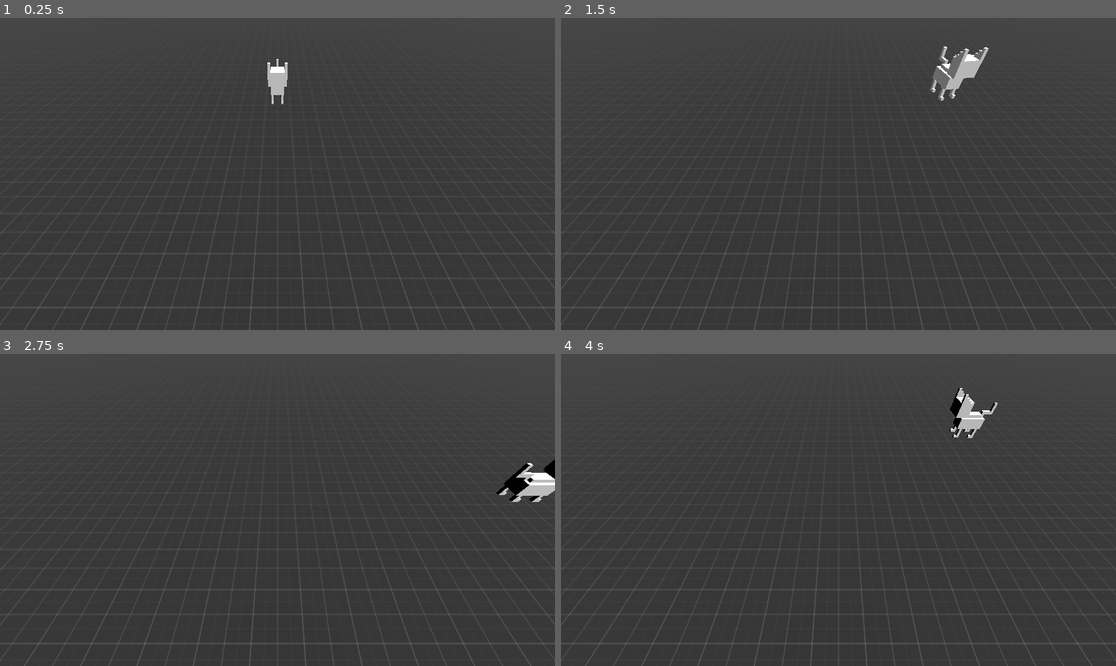
Above: before the commit, frames 1-4 (two rows, left to right).
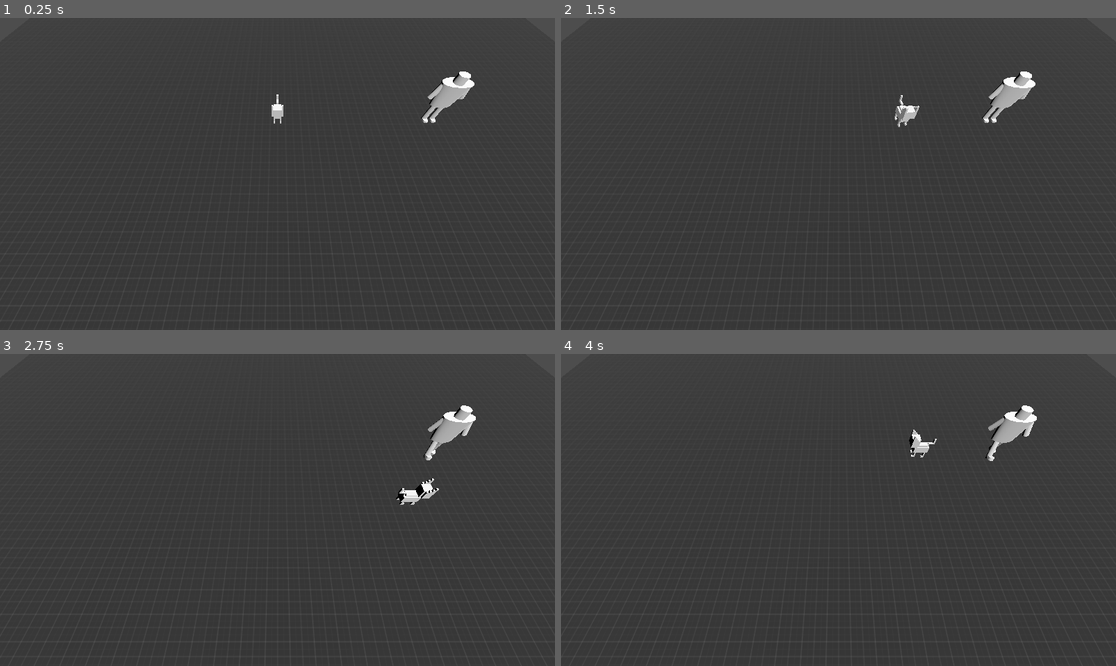
Above: after the commit, the same moments.

Repository: rgero/Perilous-Purr-il
Game: Godot game, scene res://Scenes/Sandbox.tscn
Two runs of this game, one before a commit and one after it. Both use one fixed random seed, a clock stepped at 60 frames per second and the inputs below.
Inputs:
- Up to frame 1 (0.25 s): no input
- Up to frame 2 (1.5 s): tap Enter at 0.5 s; hold D (Right) 0.53-1.28 s; tap Space (Jump) at 0.77 s; hold S (Down) from 1.28 s (still down)
- Up to frame 3 (2.75 s): tap Space (Jump) at 1.52 s; release S (Down) at 2.03 s; hold D (Right) from 2.03 s (still down)
- Up to frame 4 (4 s): release D (Right) at 2.78 s; hold W (Up) 2.78-3.53 s; tap Space (Jump) at 3.02, 3.77 s; hold A (Left) from 3.53 s (still down)

The runs differ from the first frame. In frame 1, 1.6% of the frame differs, in the area x 0-100%, y 13-100%; in frame 2, 2.2%; in frame 3, 2.3%, in the area x 0-100%, y 16-100%; in frame 4, 2.0%.

Commit message:
Fixing the animation for the "human"

Diff:
--- a/Perilous Purr-il/Prefabs/Cat.tscn
+++ b/Perilous Purr-il/Prefabs/Cat.tscn
@@ -116,7 +116,7 @@
 &"Walking": SubResource("Animation_71evu")
 }
 
-[node name="Cat" type="CharacterBody3D"]
+[node name="Cat" type="CharacterBody3D" groups=["Player"]]
 script = ExtResource("1_71evu")
 
 [node name="CollisionShape3D" type="CollisionShape3D" parent="."]
--- /dev/null
+++ b/Perilous Purr-il/Prefabs/Enemy.tscn
@@ -0,0 +1,239 @@
+[gd_scene load_steps=8 format=3 uid="uid://comhd4eavf72f"]
+
+[ext_resource type="PackedScene" uid="uid://x8t41u8l41he" path="res://Assets/Models/TempHuman.glb" id="1_8k53p"]
+[ext_resource type="Script" uid="uid://ltxqrk6f3ajf" path="res://Scripts/Enemy.gd" id="1_gti1y"]
+
+[sub_resource type="CapsuleShape3D" id="CapsuleShape3D_gti1y"]
+
+[sub_resource type="Animation" id="Animation_8k53p"]
+resource_name = "Idle"
+
+[sub_resource type="Animation" id="Animation_yfbri"]
+length = 0.001
+tracks/0/type = "value"
+tracks/0/imported = false
+tracks/0/enabled = true
+tracks/0/path = NodePath("TempHuman/Left Leg:position")
+tracks/0/interp = 1
+tracks/0/loop_wrap = true
+tracks/0/keys = {
+"times": PackedFloat32Array(0),
+"transitions": PackedFloat32Array(1),
+"update": 0,
+"values": [Vector3(-0.25, 0.15, 0)]
+}
+tracks/1/type = "value"
+tracks/1/imported = false
+tracks/1/enabled = true
+tracks/1/path = NodePath("TempHuman/RightLeg:position")
+tracks/1/interp = 1
+tracks/1/loop_wrap = true
+tracks/1/keys = {
+"times": PackedFloat32Array(0),
+"transitions": PackedFloat32Array(1),
+"update": 0,
+"values": [Vector3(0.25, 0.15, 0)]
+}
+tracks/2/type = "value"
+tracks/2/imported = false
+tracks/2/enabled = true
+tracks/2/path = NodePath("TempHuman/Left Arm:position")
+tracks/2/interp = 1
+tracks/2/loop_wrap = true
+tracks/2/keys = {
+"times": PackedFloat32Array(0),
+"transitions": PackedFloat32Array(1),
+"update": 0,
+"values": [Vector3(0.80919975, 2.2633624, 0)]
+}
+tracks/3/type = "value"
+tracks/3/imported = false
+tracks/3/enabled = true
+tracks/3/path = NodePath("TempHuman/Right Arm:position")
+tracks/3/interp = 1
+tracks/3/loop_wrap = true
+tracks/3/keys = {
+"times": PackedFloat32Array(0),
+"transitions": PackedFloat32Array(1),
+"update": 0,
+"values": [Vector3(-0.8092, 2.2633624, 0)]
+}
+tracks/4/type = "value"
+tracks/4/imported = false
+tracks/4/enabled = true
+tracks/4/path = NodePath("TempHuman/Left Leg:rotation")
+tracks/4/interp = 1
+tracks/4/loop_wrap = true
+tracks/4/keys = {
+"times": PackedFloat32Array(0),
+"transitions": PackedFloat32Array(1),
+"update": 0,
+"values": [Vector3(0, 0, 0)]
+}
+tracks/5/type = "value"
+tracks/5/imported = false
+tracks/5/enabled = true
+tracks/5/path = NodePath("TempHuman/RightLeg:rotation")
+tracks/5/interp = 1
+tracks/5/loop_wrap = true
+tracks/5/keys = {
+"times": PackedFloat32Array(0),
+"transitions": PackedFloat32Array(1),
+"update": 0,
+"values": [Vector3(0, 0, 0)]
+}
+tracks/6/type = "value"
+tracks/6/imported = false
+tracks/6/enabled = true
+tracks/6/path = NodePath("TempHuman/Left Arm:rotation")
+tracks/6/interp = 1
+tracks/6/loop_wrap = true
+tracks/6/keys = {
+"times": PackedFloat32Array(0),
+"transitions": PackedFloat32Array(1),
+"update": 0,
+"values": [Vector3(0, 0, 0.22863813)]
+}
+tracks/7/type = "value"
+tracks/7/imported = false
+tracks/7/enabled = true
+tracks/7/path = NodePath("TempHuman/Right Arm:rotation")
+tracks/7/interp = 1
+tracks/7/loop_wrap = true
+tracks/7/keys = {
+"times": PackedFloat32Array(0),
+"transitions": PackedFloat32Array(1),
+"update": 0,
+"values": [Vector3(0, 0, -0.22863813)]
+}
+
+[sub_resource type="Animation" id="Animation_gti1y"]
+resource_name = "Walking"
+loop_mode = 1
+tracks/0/type = "value"
+tracks/0/imported = false
+tracks/0/enabled = true
+tracks/0/path = NodePath("TempHuman/Left Leg:position")
+tracks/0/interp = 1
+tracks/0/loop_wrap = true
+tracks/0/keys = {
+"times": PackedFloat32Array(0, 0.25, 0.5, 0.75, 1),
+"transitions": PackedFloat32Array(1, 1, 1, 1, 1),
+"update": 0,
+"values": [Vector3(-0.25, 0.15, 0), Vector3(-0.25, 0.34313598, 0.6551554), Vector3(-0.25, 0.15, 0), Vector3(-0.25, 0.232, -0.611), Vector3(-0.25, 0.15, 0)]
+}
+tracks/1/type = "value"
+tracks/1/imported = false
+tracks/1/enabled = true
+tracks/1/path = NodePath("TempHuman/RightLeg:position")
+tracks/1/interp = 1
+tracks/1/loop_wrap = true
+tracks/1/keys = {
+"times": PackedFloat32Array(0, 0.25, 0.5, 0.75, 1),
+"transitions": PackedFloat32Array(1, 1, 1, 1, 1),
+"update": 0,
+"values": [Vector3(0.25, 0.15, 0), Vector3(0.25, 0.4, -0.611), Vector3(0.25, 0.15, 0), Vector3(0.25, 0.343, 0.655), Vector3(0.25, 0.15, 0)]
+}
+tracks/2/type = "value"
+tracks/2/imported = false
+tracks/2/enabled = true
+tracks/2/path = NodePath("TempHuman/Left Arm:position")
+tracks/2/interp = 1
+tracks/2/loop_wrap = true
+tracks/2/keys = {
+"times": PackedFloat32Array(0, 0.25, 0.5, 0.75, 1),
+"transitions": PackedFloat32Array(1, 1, 1, 1, 1),
+"update": 0,
+"values": [Vector3(0.80919975, 2.2633624, 0), Vector3(0.80919975, 2.2633624, 0.22248387), Vector3(0.80919975, 2.2633624, 0), Vector3(0.809, 2.263, -0.245), Vector3(0.80919975, 2.2633624, 0)]
+}
+tracks/3/type = "value"
+tracks/3/imported = false
+tracks/3/enabled = true
+tracks/3/path = NodePath("TempHuman/Right Arm:position")
+tracks/3/interp = 1
+tracks/3/loop_wrap = true
+tracks/3/keys = {
+"times": PackedFloat32Array(0, 0.25, 0.5, 0.75, 1),
+"transitions": PackedFloat32Array(1, 1, 1, 1, 1),
+"update": 0,
+"values": [Vector3(-0.8092, 2.2633624, 0), Vector3(-0.8092, 2.2633624, -0.24485648), Vector3(-0.8092, 2.2633624, 0), Vector3(-0.809, 2.263, 0.222), Vector3(-0.8092, 2.2633624, 0)]
+}
+tracks/4/type = "value"
+tracks/4/imported = false
+tracks/4/enabled = true
+tracks/4/path = NodePath("TempHuman/Left Leg:rotation")
+tracks/4/interp = 1
+tracks/4/loop_wrap = true
+tracks/4/keys = {
+"times": PackedFloat32Array(0.25, 0.75),
+"transitions": PackedFloat32Array(1, 1),
+"update": 0,
+"values": [Vector3(-0.52359873, 0, 0), Vector3(0.5235988, 0, 0)]
+}
+tracks/5/type = "value"
+tracks/5/imported = false
+tracks/5/enabled = true
+tracks/5/path = NodePath("TempHuman/RightLeg:rotation")
+tracks/5/interp = 1
+tracks/5/loop_wrap = true
+tracks/5/keys = {
+"times": PackedFloat32Array(0.25, 0.75),
+"transitions": PackedFloat32Array(1, 1),
+"update": 0,
+"values": [Vector3(0.5235988, 0, 0), Vector3(-0.5235988, 0, 0)]
+}
+tracks/6/type = "value"
+tracks/6/imported = false
+tracks/6/enabled = true
+tracks/6/path = NodePath("TempHuman/Left Arm:rotation")
+tracks/6/interp = 1
+tracks/6/loop_wrap = true
+tracks/6/keys = {
+"times": PackedFloat32Array(0.25, 0.75),
+"transitions": PackedFloat32Array(1, 1),
+"update": 0,
+"values": [Vector3(-0.5235988, 0, 0.22863813), Vector3(0.5235988, 0, 0.22863813)]
+}
+tracks/7/type = "value"
+tracks/7/imported = false
+tracks/7/enabled = true
+tracks/7/path = NodePath("TempHuman/Right Arm:rotation")
+tracks/7/interp = 1
+tracks/7/loop_wrap = true
+tracks/7/keys = {
+"times": PackedFloat32Array(0.25, 0.75),
+"transitions": PackedFloat32Array(1, 1),
+"update": 0,
+"values": [Vector3(0.5235988, 0, -0.22863811), Vector3(-0.5235988, 0, -0.22863813)]
+}
+
+[sub_resource type="AnimationLibrary" id="AnimationLibrary_bftkq"]
+_data = {
+&"Idle": SubResource("Animation_8k53p"),
+&"RESET": SubResource("Animation_yfbri"),
+&"Walking": SubResource("Animation_gti1y")
+}
+
+[node name="Enemy" type="CharacterBody3D"]
+script = ExtResource("1_gti1y")
+
+[node name="NavigationAgent3D" type="NavigationAgent3D" parent="."]
+
+[node name="CollisionShape3D" type="CollisionShape3D" parent="."]
+transform = Transform3D(2, 0, 0, 0, 2, 0, 0, 0, 2, 0, 2, 0)
+shape = SubResource("CapsuleShape3D_gti1y")
+
+[node name="TempHuman" parent="." instance=ExtResource("1_8k53p")]
+
+[node name="Left Arm" parent="TempHuman" index="4"]
+transform = Transform3D(0.97397584, -0.22665128, 0, 0.22665127, 0.9739759, 0, 0, 0, 1, 0.80919975, 2.2633624, 0)
+
+[node name="Right Arm" parent="TempHuman" index="5"]
+transform = Transform3D(0.97397584, 0.22665128, 0, -0.22665127, 0.9739759, 0, 0, 0, 1, -0.8092, 2.2633624, 0)
+
+[node name="AnimationPlayer" type="AnimationPlayer" parent="."]
+libraries = {
+&"": SubResource("AnimationLibrary_bftkq")
+}
+
+[editable path="TempHuman"]
--- a/Perilous Purr-il/Scenes/Sandbox.tscn
+++ b/Perilous Purr-il/Scenes/Sandbox.tscn
@@ -1,10 +1,13 @@
-[gd_scene load_steps=5 format=3 uid="uid://cvw8tq3t6ispd"]
+[gd_scene load_steps=7 format=3 uid="uid://cvw8tq3t6ispd"]
 
 [ext_resource type="Texture2D" uid="uid://i36mmxylctp3" path="res://Materials/prototype-texture.png" id="1_qotlx"]
 [ext_resource type="PackedScene" uid="uid://ckxcx7cab0ecb" path="res://Prefabs/Cat.tscn" id="2_eo7g3"]
+[ext_resource type="PackedScene" uid="uid://comhd4eavf72f" path="res://Prefabs/Enemy.tscn" id="4_j25i0"]
 
 [sub_resource type="Environment" id="Environment_qotlx"]
 background_mode = 2
+
+[sub_resource type="NavigationMesh" id="NavigationMesh_xqu6k"]
 
 [sub_resource type="StandardMaterial3D" id="StandardMaterial3D_eo7g3"]
 albedo_texture = ExtResource("1_qotlx")
@@ -13,7 +16,7 @@
 [node name="Sandbox" type="Node3D"]
 
 [node name="Camera3D" type="Camera3D" parent="."]
-transform = Transform3D(1, 0, 0, 0, 0.64572424, 0.76357067, 0, -0.76357067, 0.64572424, 0, 4.6453238, 8.054621)
+transform = Transform3D(1, 0, 0, 0, 0.49999997, 0.86602545, 0, -0.86602545, 0.49999997, 0, 10, 10)
 
 [node name="DirectionalLight3D" type="DirectionalLight3D" parent="."]
 transform = Transform3D(1, 0, 0, 0, 0.4351683, 0.90034914, 0, -0.90034914, 0.4351683, 0, 20, 0)
@@ -21,10 +24,16 @@
 [node name="WorldEnvironment" type="WorldEnvironment" parent="."]
 environment = SubResource("Environment_qotlx")
 
-[node name="Floor" type="CSGBox3D" parent="."]
+[node name="Cat" parent="." instance=ExtResource("2_eo7g3")]
+transform = Transform3D(0.99999994, 0, 0, 0, 1, 0, 0, 0, 0.99999994, 0, 0, 0)
+
+[node name="Enemy" parent="." instance=ExtResource("4_j25i0")]
+transform = Transform3D(1, 0, 0, 0, 1, 0, 0, 0, 1, 10, 0, 0)
+
+[node name="NavigationRegion3D" type="NavigationRegion3D" parent="."]
+navigation_mesh = SubResource("NavigationMesh_xqu6k")
+
+[node name="Floor" type="CSGBox3D" parent="NavigationRegion3D"]
 use_collision = true
 size = Vector3(50, 0.2, 50)
 material = SubResource("StandardMaterial3D_eo7g3")
-
-[node name="Cat" parent="." instance=ExtResource("2_eo7g3")]
-transform = Transform3D(0.99999994, 0, 0, 0, 1, 0, 0, 0, 0.99999994, 0, 0, 0)
--- /dev/null
+++ b/Perilous Purr-il/Scripts/Enemy.gd
@@ -0,0 +1,74 @@
+extends CharacterBody3D
+
+class_name Enemy
+
+@export var speed = 5.
+@export var attackRange: float = 1.5
+@export var maxHealth: float = 100
+
+@onready var navAgent: NavigationAgent3D = $NavigationAgent3D
+@onready var animationPlayer: AnimationPlayer = $AnimationPlayer
+
+
+var player: Node3D
+var provoked := false
+var aggroRange = 5.0
+var damage := 20.0
+var health: float = maxHealth:
+	set(value):
+		health = value
+		provoked = true
+		if health <= 0:
+			queue_free()
+
+
+func _ready() -> void:
+	player = get_tree().get_first_node_in_group("Player")
+
+func _process(delta: float) -> void:
+	navAgent.target_position = player.global_position;
+
+func _physics_process(delta: float) -> void:
+	var distance = global_position.distance_to(player.global_position)
+	if distance <= aggroRange:
+		provoked = true
+	else:
+		provoked = false
+
+	ChasePlayer(delta)
+
+func ChasePlayer(delta: float) -> void:
+	if !provoked:
+		if animationPlayer.is_playing():
+			animationPlayer.stop()
+		return
+
+	animationPlayer.play("Walking")
+
+	var nextPosition = navAgent.get_next_path_position()
+	# Add the gravity.
+	if not is_on_floor():
+		velocity += get_gravity() * delta
+
+	var direction := global_position.direction_to(nextPosition)
+	if direction:
+		LookAtTarget(direction)
+		velocity.x = direction.x * speed
+		velocity.z = direction.z * speed
+	else:
+		velocity.x = move_toward(velocity.x, 0, speed)
+		velocity.z = move_toward(velocity.z, 0, speed)
+
+	move_and_slide()
+
+func LookAtTarget(direction: Vector3) -> void:
+	var adjustedDirection = direction
+	adjustedDirection.y = 0;
+
+	# look_at uses a global position.
+	var lookAtDirection = global_position + adjustedDirection
+	if global_position.distance_to(lookAtDirection) > 0.001:
+		look_at(lookAtDirection, Vector3.UP, true)
+
+func Attack() -> void:
+	player.health -= damage
--- /dev/null
+++ b/Perilous Purr-il/Scripts/FollowCamera.gd
@@ -0,0 +1,13 @@
+extends Camera3D
+
+@onready var objectToFollow: CharacterBody3D
+@onready var offsetDistance: Vector3 = Vector3(0, 10, 10)
+@onready var targetRotation: Vector3 = Vector3(10, 0, 0)
+
+func _ready() -> void:
+	objectToFollow = get_tree().get_first_node_in_group("Player")
+	rotation = targetRotation
+
+func _process(delta: float) -> void:
+	var target_pos = objectToFollow.global_position + offsetDistance
+	global_position = global_position.lerp(target_pos, delta * 5.0)
--- a/Perilous Purr-il/project.godot
+++ b/Perilous Purr-il/project.godot
@@ -15,6 +15,10 @@
 run/main_scene="uid://cvw8tq3t6ispd"
 config/features=PackedStringArray("4.5", "Forward Plus")
 config/icon="res://icon.svg"
+
+[global_group]
+
+Player=""
 
 [input]
 
Not shown, added: Perilous Purr-il/Assets/Models/TempHuman.blend.import
Binary file added: Perilous Purr-il/Assets/Models/TempHuman.glb
Not shown, added: Perilous Purr-il/Assets/Models/TempHuman.glb.import
Not shown, added: Perilous Purr-il/Scripts/Enemy.gd.uid
Not shown, added: Perilous Purr-il/Scripts/FollowCamera.gd.uid
Not shown, added: Perilous Purr-il/Assets/Models/TempHuman.blend
